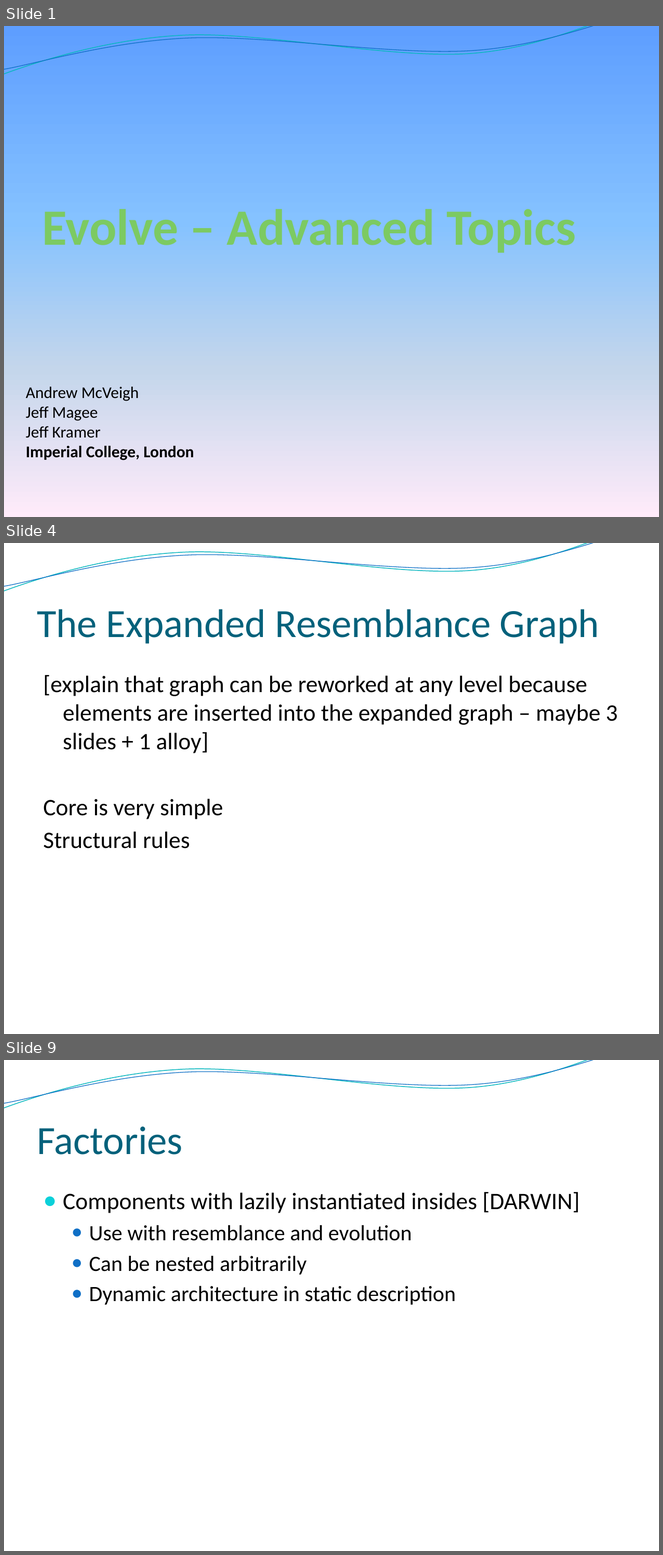
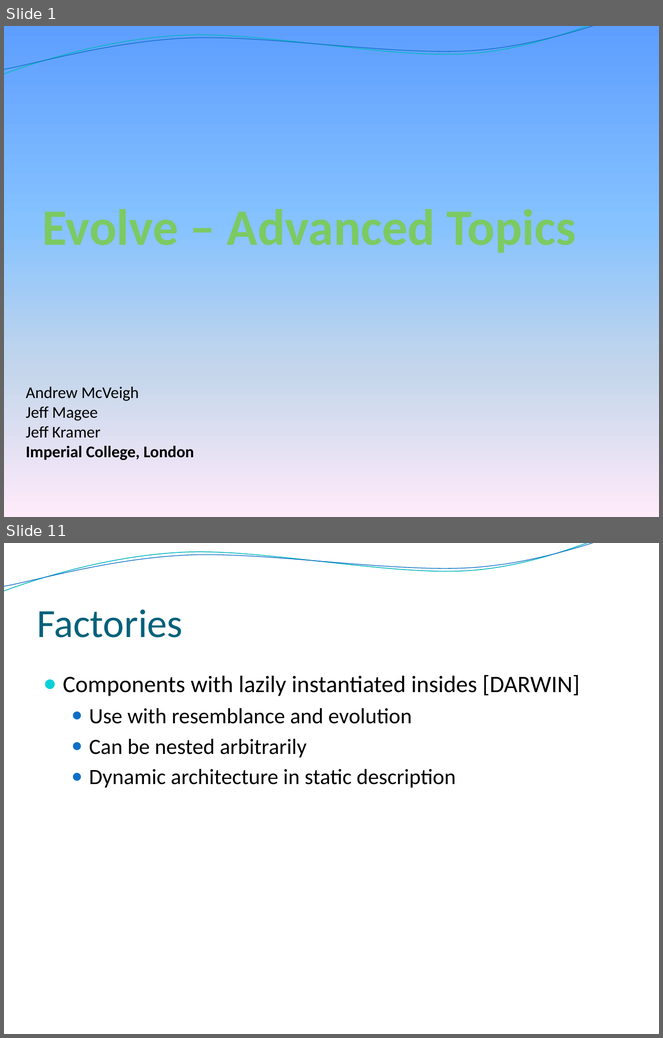
Before and after one commit to Intrinsarc/intrinsarc-evolve, a slide deck: Academic Work/presentations/prague/Evolve - Advanced.pptx. Shown one above the other, each under a label of ours: slides 1, 4 and 9 before the commit, slides 1 and 11 after it; the slides between them are not shown. The pictures are 663x1555 and 663x1038 pixels, drawn with LibreOffice and Linux fonts; fonts in the diff are those of the drawing; background and template pictures are left out. Boxes give left, top, right and bottom in pixels: in the first picture for what was removed or moved away, otherwise in the second. Text is boxed around its words. In the diff, an @@ line names an element or a change of style, - is before the commit and + after.

```diff
--- a/Academic Work/presentations/prague/Evolve - Advanced.pptx
+++ b/Academic Work/presentations/prague/Evolve - Advanced.pptx
@@ slide 4 removed at <box>4,543,659,1034</box>, background picture (left out); not listed: 2 template elements that a slide beside it also shows @@
@@ title removed at <box>37,609,600,644</box> @@
-The Expanded Resemblance Graph
@@ text removed at <box>43,675,618,849</box> @@
-[explain that graph can be reworked at any level because elements are inserted into the expanded graph – maybe 3 slides + 1 alloy]
-Core is very simple
-Structural rules
@@ what was slide 9 is now slide 11 @@
```
Also in this commit, not shown: 6 slides changed, 4 slides added, 1 other slide removed, 1 other file.
